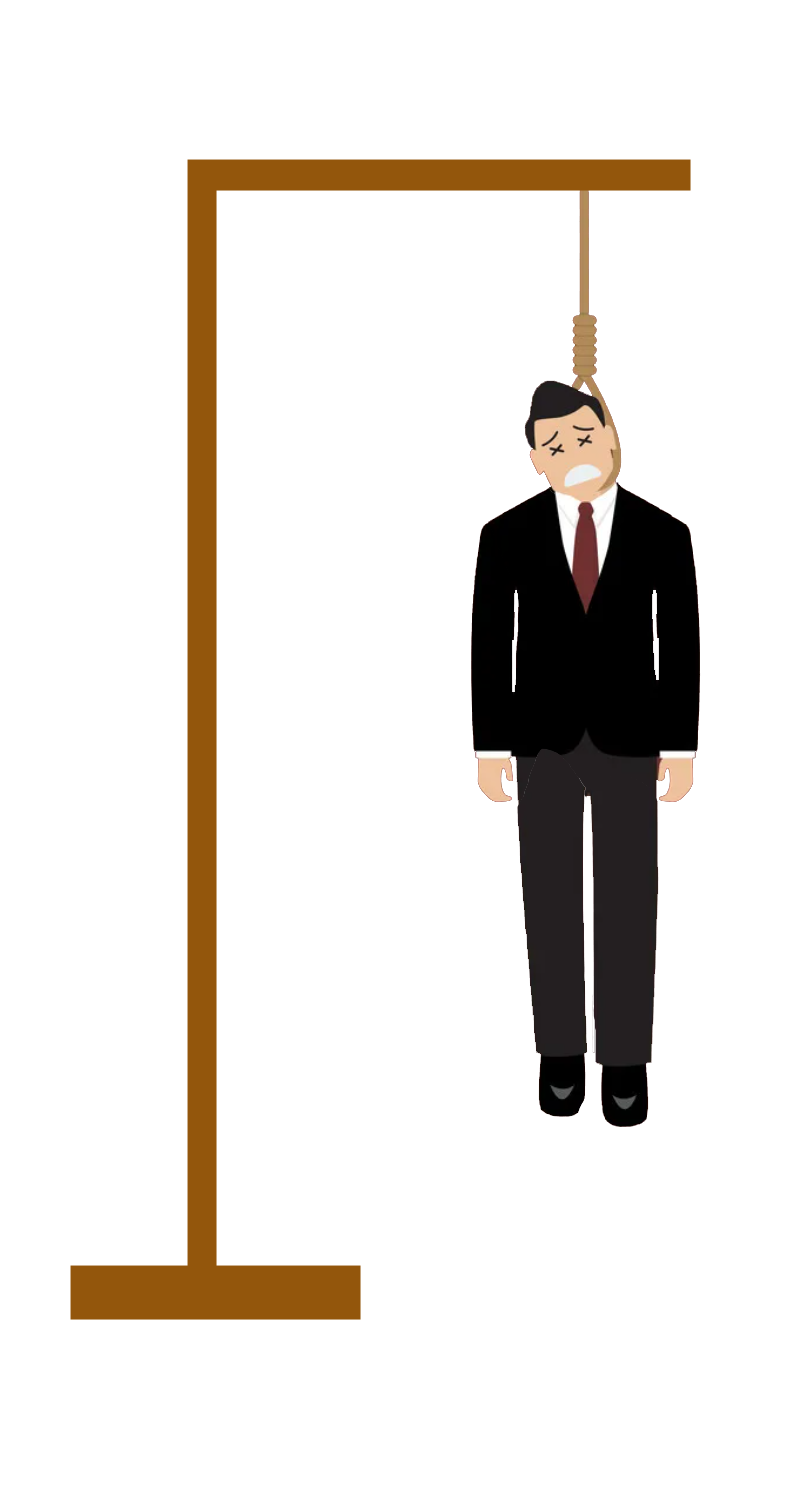
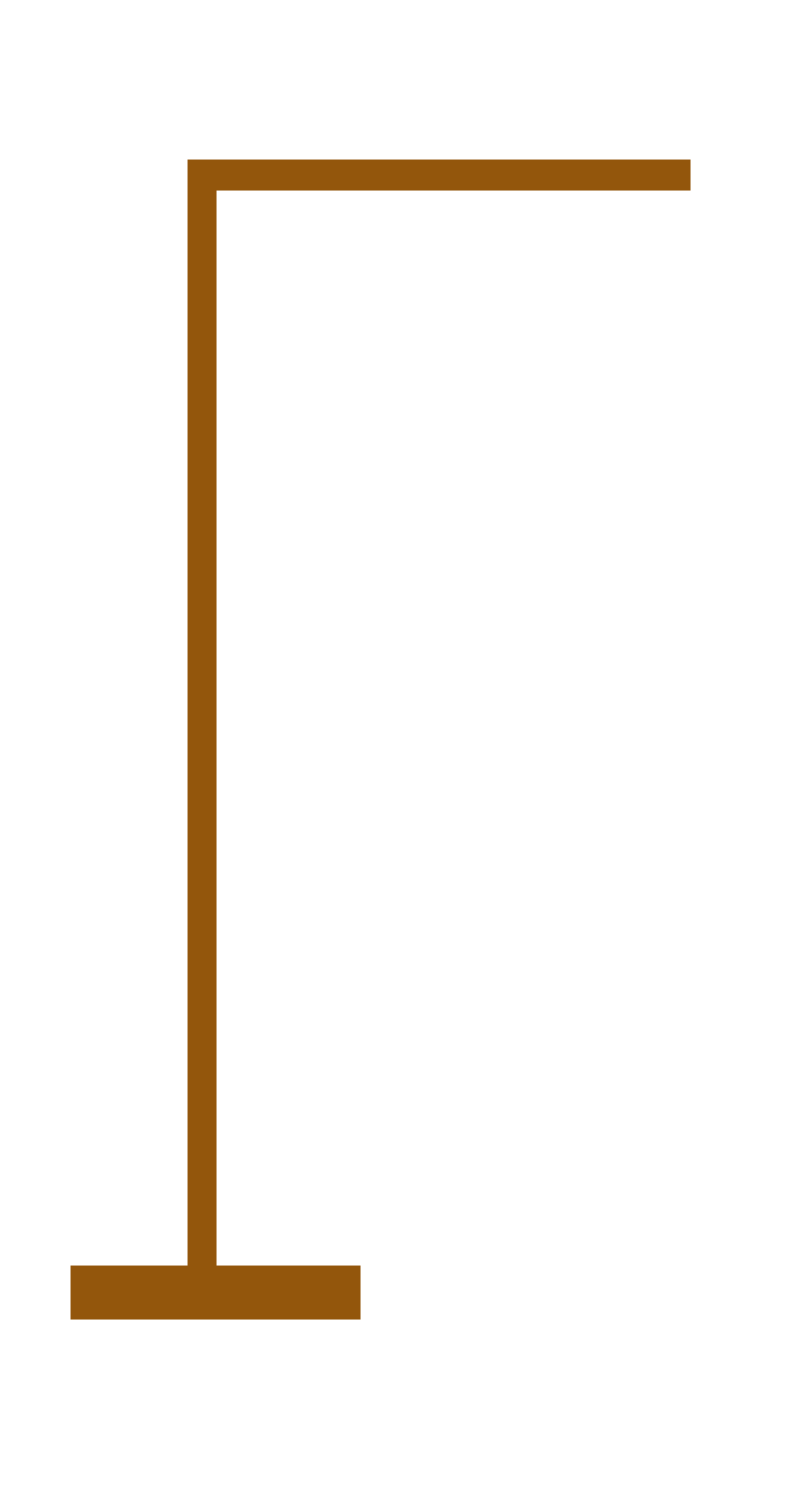
Before/after of a 800x1500 layered artwork. What changed in the layer stack:
hid "PI" over [516, 748, 594, 1117]
hid "P2" over [578, 775, 659, 1127]
hid "BI" over [471, 521, 521, 811]
hid "BD" over [648, 515, 701, 804]
hid "Capa 3" over [488, 483, 673, 806]
hid "Capa 4" over [524, 192, 622, 503]
hid "Elipse 2" over [577, 430, 593, 445]
hid "Elipse 3" over [560, 466, 595, 484]
hid "Elipse 1" over [546, 438, 561, 453]
hid "Capa 1" over [524, 190, 622, 503]
